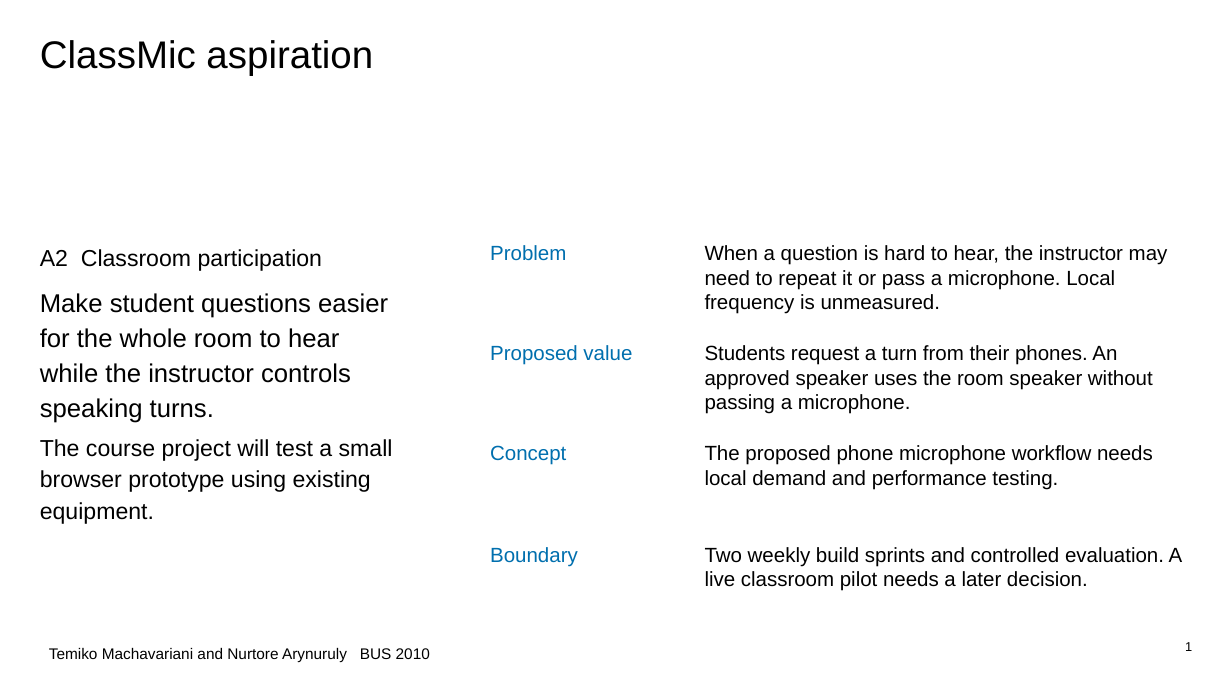
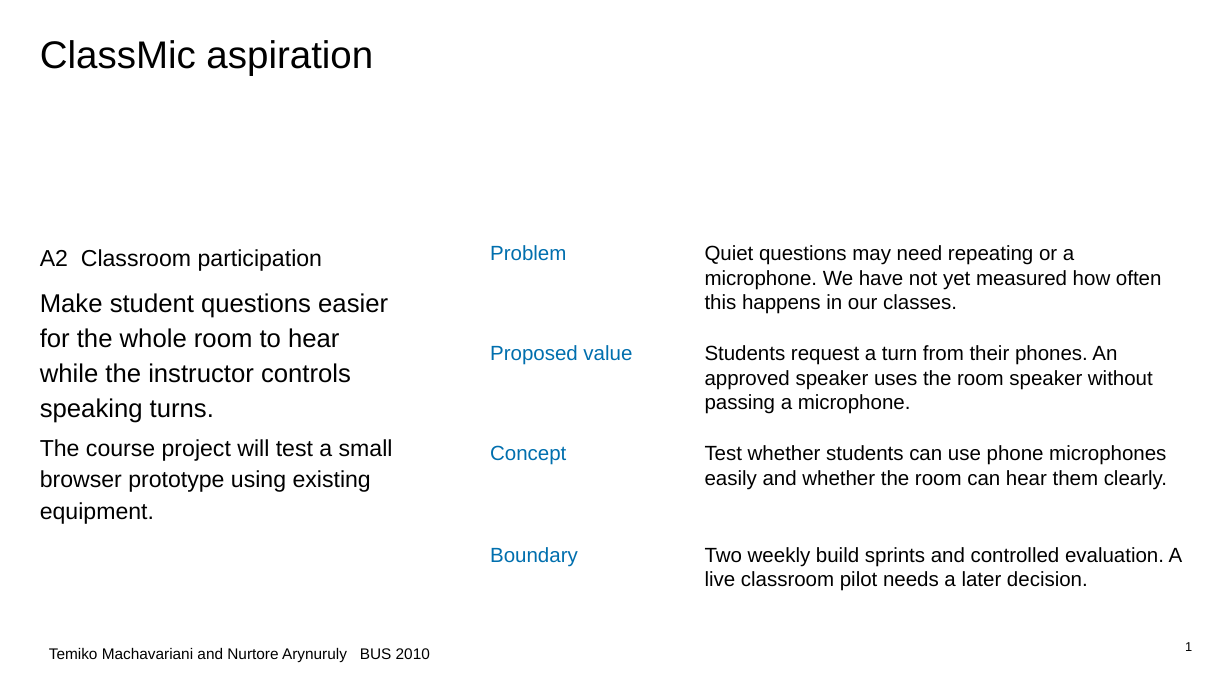
Before and after one commit to GravityCodez/project-managment, a slide deck: slide 1 of submissions/initial-phases/A_Aspiration/ClassMic_A2_Three_Slides.pptx. Drawn at 1232x693 pixels with LibreOffice and Linux fonts; fonts in the diff are those of the drawing. Boxes give left, top, right and bottom in pixels: in the first picture for what was removed or moved away, otherwise in the second. Text is boxed around its words. In the diff, an @@ line names an element or a change of style, - is before the commit and + after.

```diff
--- a/submissions/initial-phases/A_Aspiration/ClassMic_A2_Three_Slides.pptx
+++ b/submissions/initial-phases/A_Aspiration/ClassMic_A2_Three_Slides.pptx
@@ text at [705, 245, 1162, 314]: text changed @@
-When a question is hard to hear, the instructor may need to repeat it or pass a microphone. Local frequency is unmeasured.
+Quiet questions may need repeating or a microphone. We have not yet measured how often this happens in our classes.
@@ text at [705, 445, 1167, 490]: text changed @@
-The proposed phone microphone workflow needs local demand and performance testing.
+Test whether students can use phone microphones easily and whether the room can hear them clearly.
```
Also in this commit, not shown: 2 other slides changed, 32 other files.
